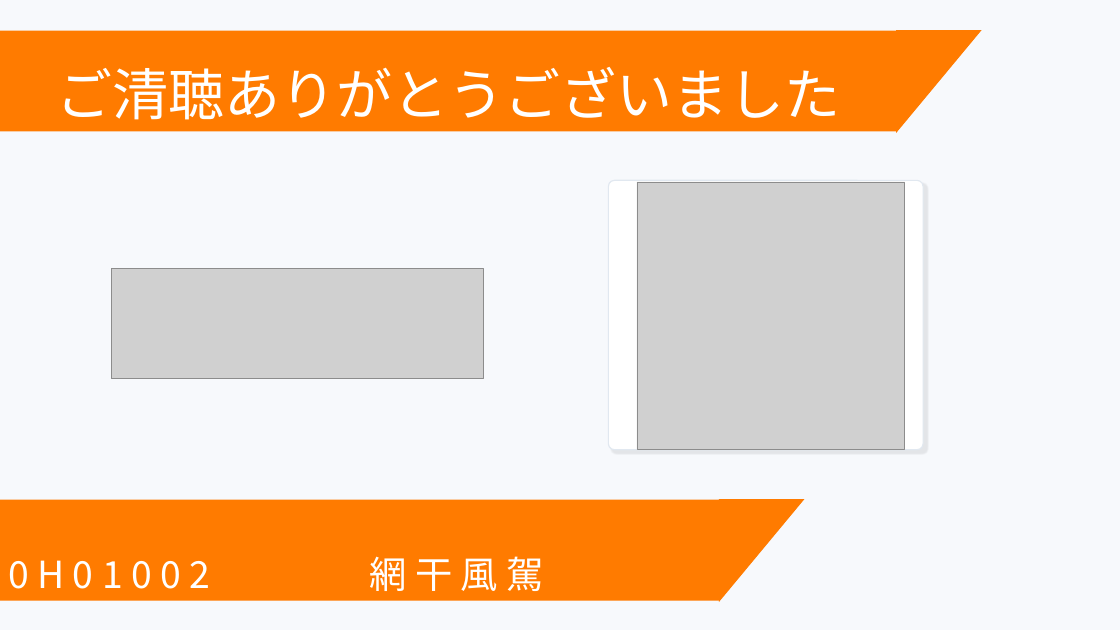
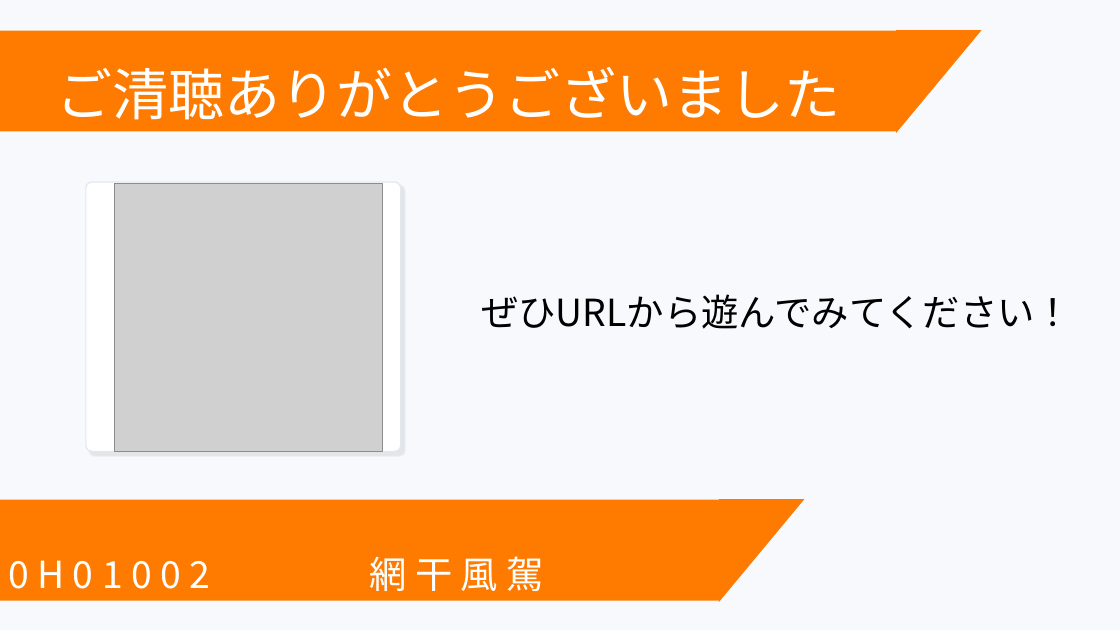
Before and after one commit to aboshi1539/Personal_production_2, a slide deck: slide 9 of 0H01002_網干風駕_個人製作.pptx. Drawn at 1120x630 pixels with LibreOffice and Linux fonts; fonts in the diff are those of the drawing; grey boxes stand for pictures. Boxes give left, top, right and bottom in pixels: in the first picture for what was removed or moved away, otherwise in the second. Text is boxed around its words. In the diff, an @@ line names an element or a change of style, - is before the commit and + after.

```diff
--- a/0H01002_網干風駕_個人製作.pptx
+++ b/0H01002_網干風駕_個人製作.pptx
@@ rounded rectangle: place and size @@
-rounded rectangle at (608,181,923,450)
+rounded rectangle at (86,182,401,452)
@@ picture: place and size @@
-picture at (637,182,905,450)
+picture at (114,184,382,452)
@@ picture removed at (111,269,483,379) @@
@@ text added at (481,294,1072,329), 32 pt, text #000000 @@
+ぜひURLから遊んでみてください！
```
Also in this commit, not shown: 4 other slides changed, 3 other files.
